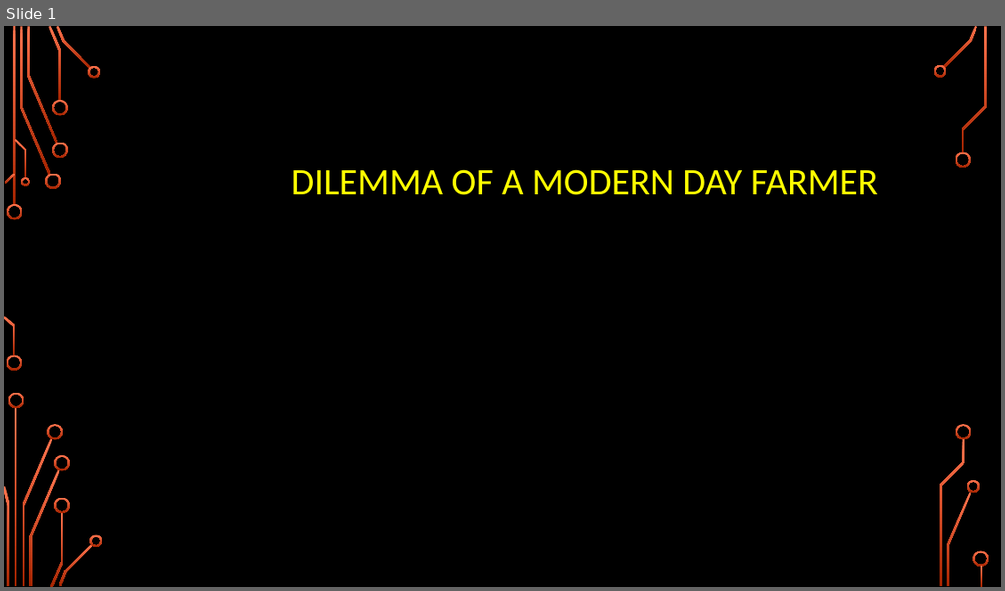
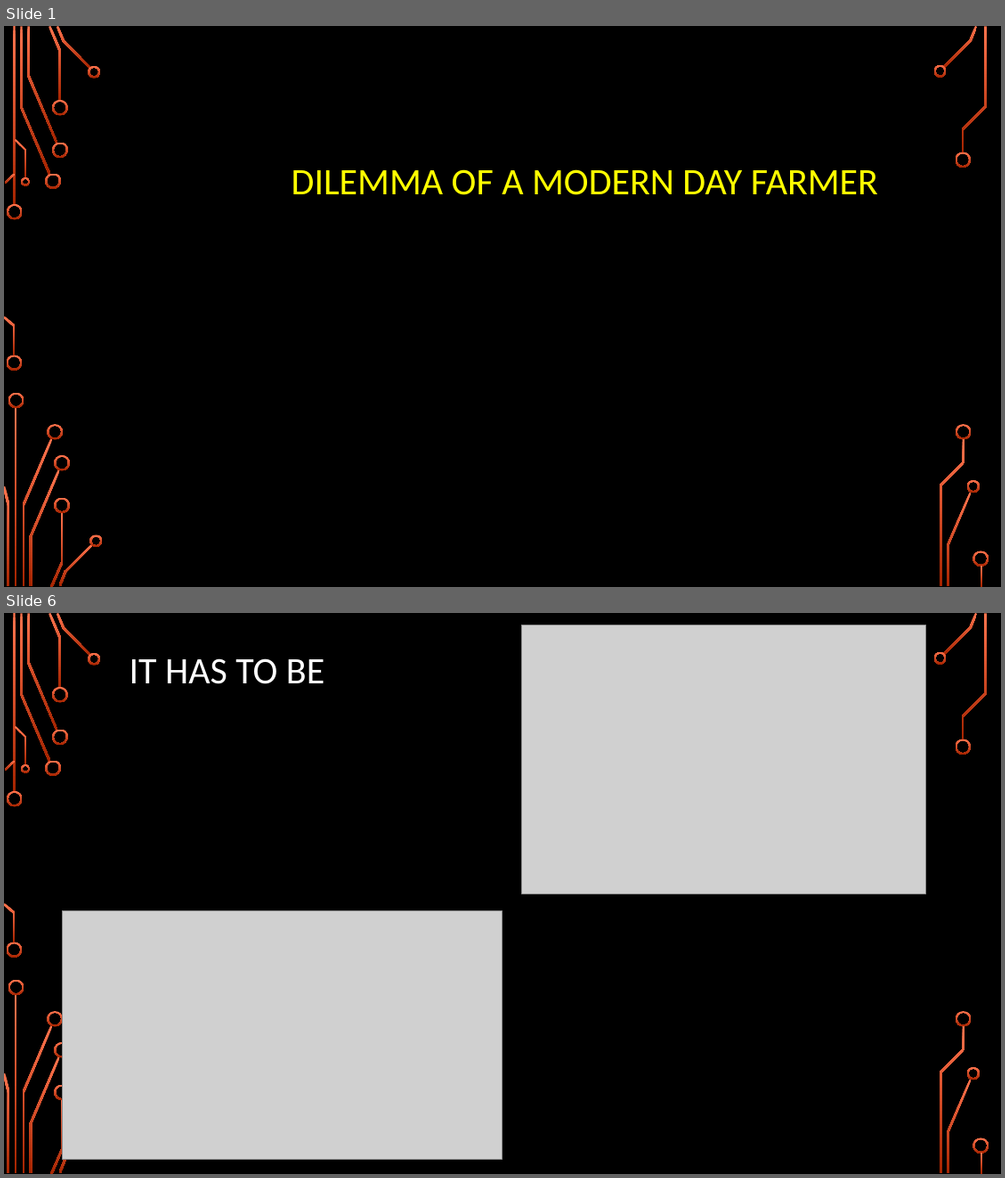
Before and after one commit to girishsukukumar/IoTWorkshop, a slide deck: Module-4.pptx. Shown one above the other, each under a label of ours: slide 1 before the commit, slides 1 and 6 after it; the slides between them are not shown. The pictures are 1005x591 and 1005x1178 pixels, drawn with LibreOffice and Linux fonts; fonts in the diff are those of the drawing; grey boxes stand for pictures; background and template pictures are left out. Boxes give left, top, right and bottom in pixels: in the first picture for what was removed or moved away, otherwise in the second. Text is boxed around its words. In the diff, an @@ line names an element or a change of style, - is before the commit and + after.

```diff
--- a/Module-4.pptx
+++ b/Module-4.pptx
@@ slide 6 added at (x1=4, y1=613, x2=1001, y2=1174), background picture (left out); not listed: 35 template elements that a slide beside it also shows @@
@@ picture added at (x1=521, y1=625, x2=925, y2=893) @@
@@ text added at (x1=129, y1=658, x2=324, y2=684), 36 pt, text #FFFFFF @@
+IT HAS TO BE
@@ picture added at (x1=62, y1=910, x2=502, y2=1159) @@
```
Also in this commit, not shown: 7 other slides added, 2 slides removed.
